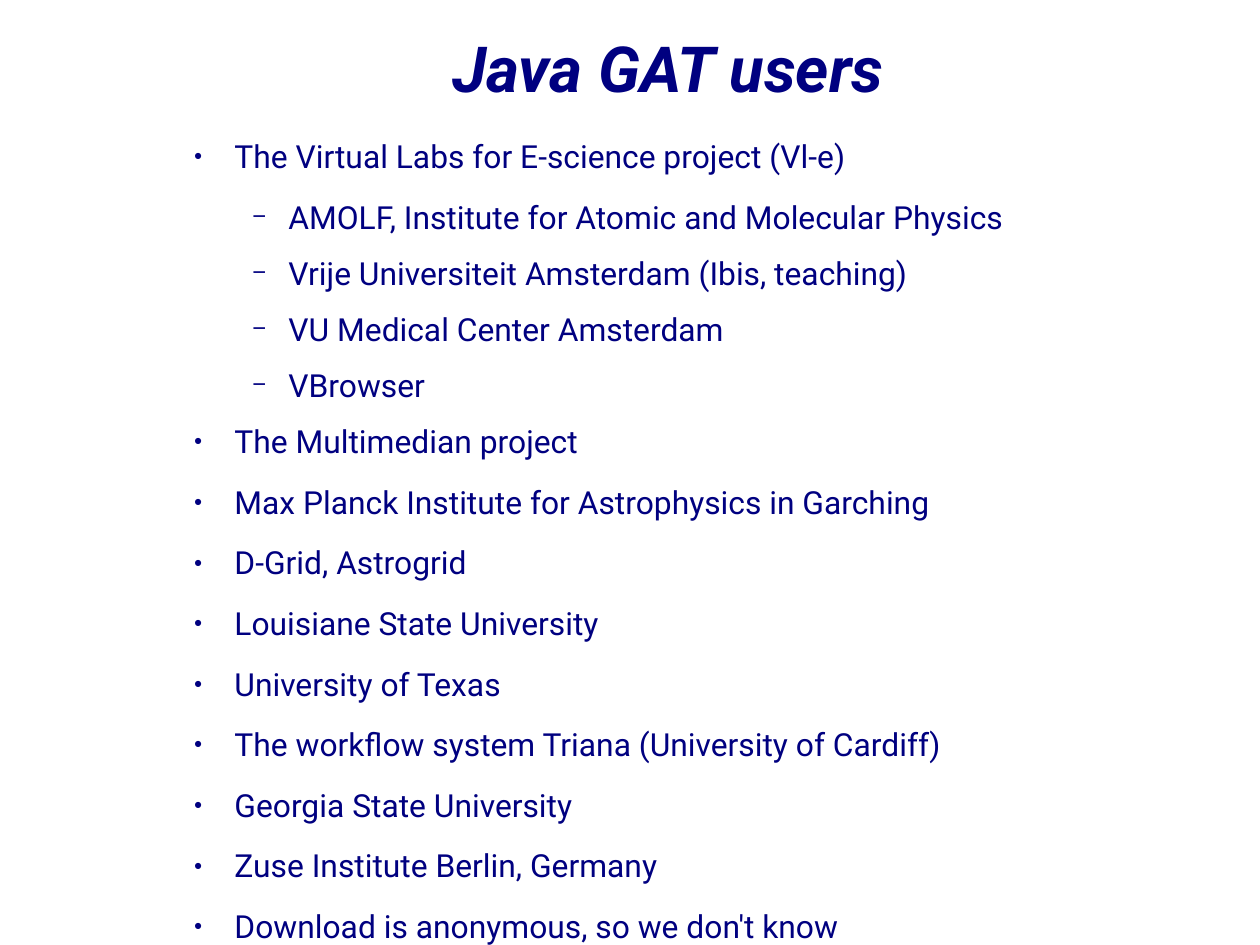
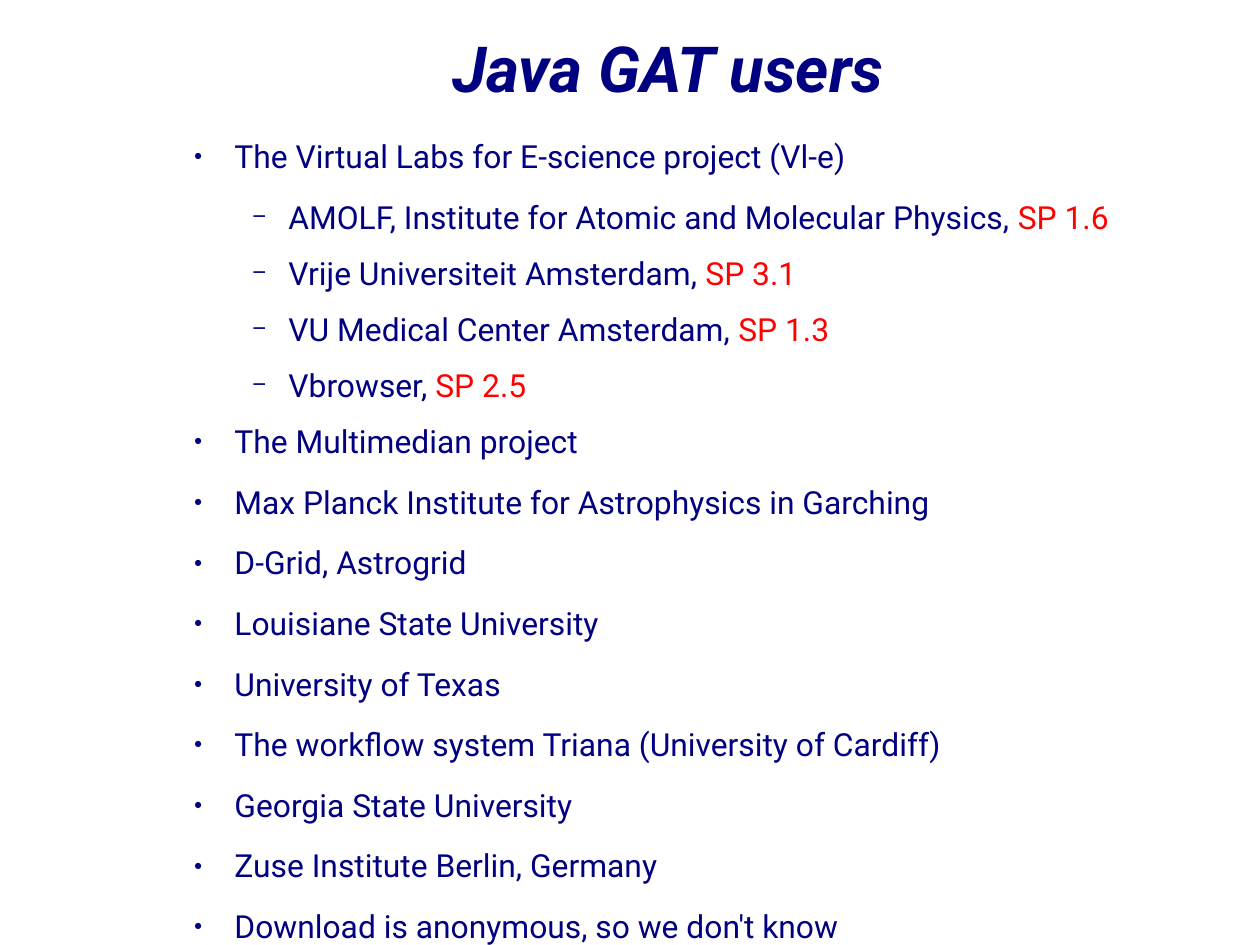
Before and after one commit to JungleComputing/barnes-demo, a slide deck: slide 14 of presentation.odp. Drawn at 1260x945 pixels with LibreOffice and Linux fonts; fonts in the diff are those of the drawing; background and template pictures are left out. Boxes give left, top, right and bottom in pixels: in the first picture for what was removed or moved away, otherwise in the second. Text is boxed around its words. In the diff, an @@ line names an element or a change of style, - is before the commit and + after.

```diff
--- a/presentation.odp
+++ b/presentation.odp
@@ text at [288,205,1109,402]: text changed @@
-  − AMOLF, Institute for Atomic and Molecular Physics
-  − Vrije Universiteit Amsterdam (Ibis, teaching)
-  − VU Medical Center Amsterdam
-  − VBrowser
+  − AMOLF, Institute for Atomic and Molecular Physics, SP 1.6
+  − Vrije Universiteit Amsterdam, SP 3.1
+  − VU Medical Center Amsterdam, SP 1.3
+  − Vbrowser, SP 2.5
```
Also in this commit, not shown: 1 other slide changed.
